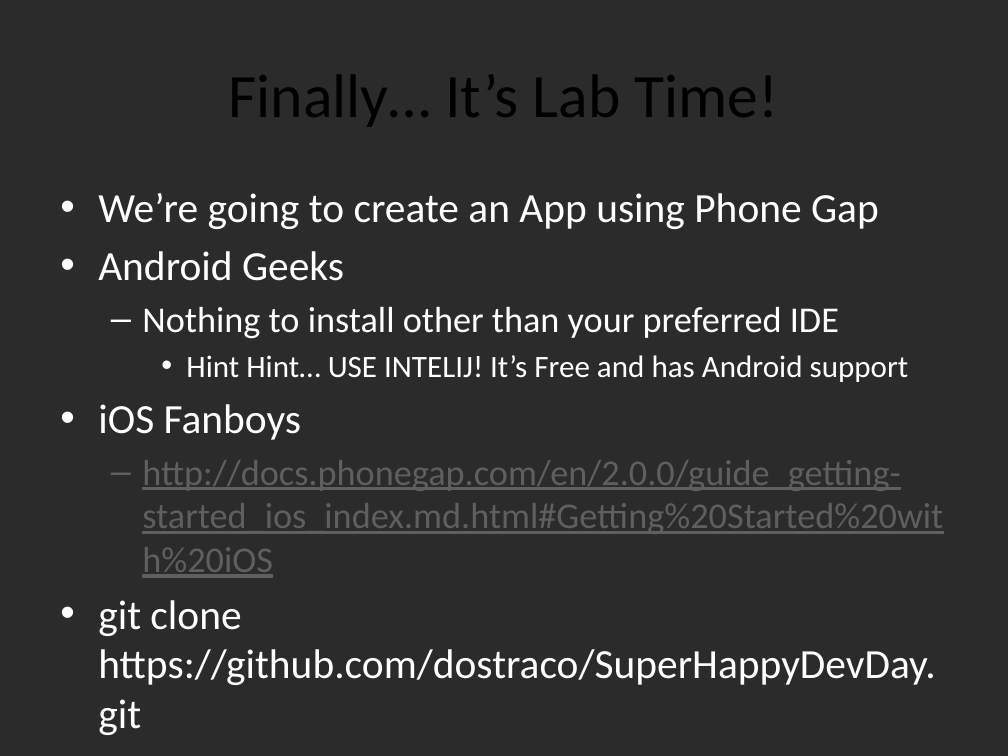
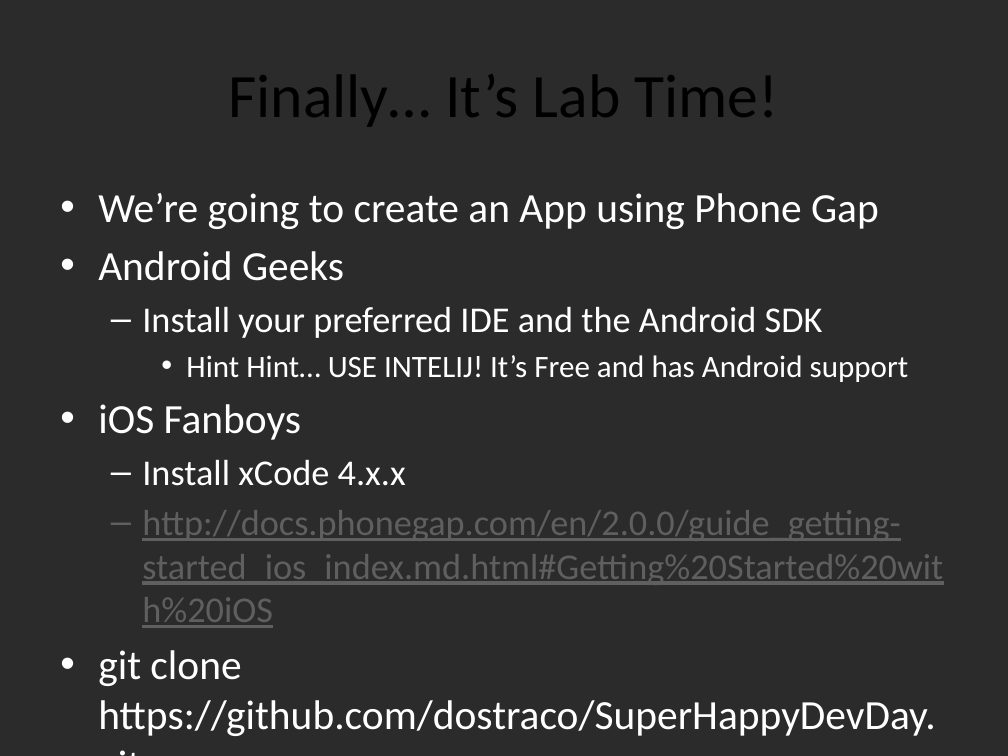
Before and after one commit to dayelostraco/SuperHappyDevDay, a slide deck: slide 48 of SHDD Mobile Presentation.pptx. Drawn at 1008x756 pixels with LibreOffice and Linux fonts; fonts in the diff are those of the drawing; background and template pictures are left out; a plain dark background stands for a picture behind light text. Boxes give left, top, right and bottom in pixels: in the first picture for what was removed or moved away, otherwise in the second. Text is boxed around its words. In the diff, an @@ line names an element or a change of style, - is before the commit and + after.

```diff
--- a/SHDD Mobile Presentation.pptx
+++ b/SHDD Mobile Presentation.pptx
@@ text at (x1=142, y1=307, x2=823, y2=338): text changed @@
-  – Nothing to install other than your preferred IDE
+  – Install your preferred IDE and the Android SDK
@@ text at (x1=142, y1=460, x2=406, y2=486): paragraph added @@
+  – Install xCode 4.x.x
```
Also in this commit, not shown: 2 other slides changed.
